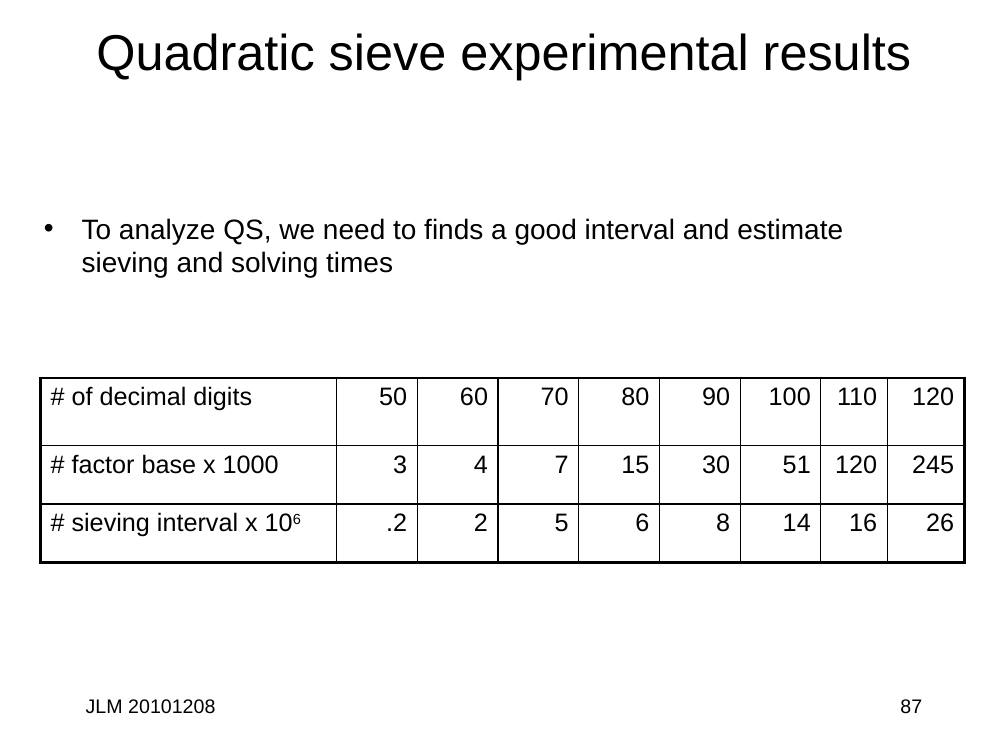
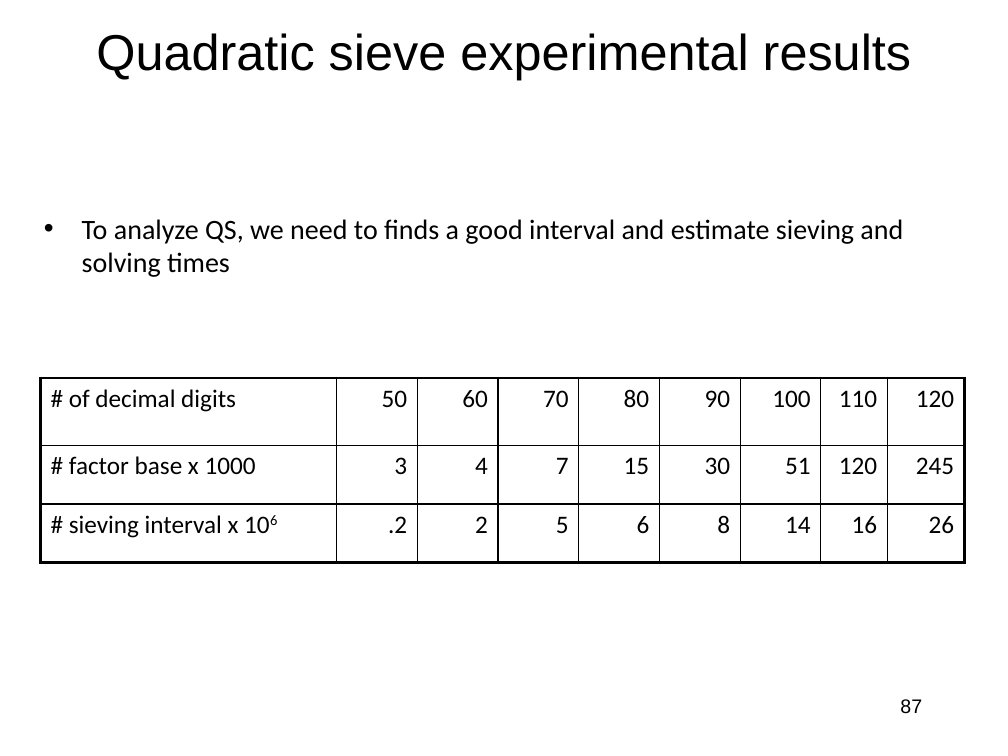
Before and after one commit to jlmucb/class_notes, a slide deck: slide 87 of BerkeleyClass/CS290Spring2013/Lectures/Cryptoclass7.pptx. Drawn at 1008x756 pixels with LibreOffice and Linux fonts; fonts in the diff are those of the drawing. Boxes give left, top, right and bottom in pixels: in the first picture for what was removed or moved away, otherwise in the second. Text is boxed around its words. In the diff, an @@ line names an element or a change of style, - is before the commit and + after.

```diff
--- a/BerkeleyClass/CS290Spring2013/Lectures/Cryptoclass7.pptx
+++ b/BerkeleyClass/CS290Spring2013/Lectures/Cryptoclass7.pptx
@@ text "To analyze QS, we need ..." at <box>82,219,903,277</box>: font Arial to Calibri @@
@@ table at <box>40,378,964,562</box> @@
@@ font Arial to Calibri @@
@@ text removed at <box>86,699,215,714</box> @@
-JLM 20101208
```
Also in this commit, not shown: 47 other slides changed, 1 slide added, 1 slide removed, 19 other files.
